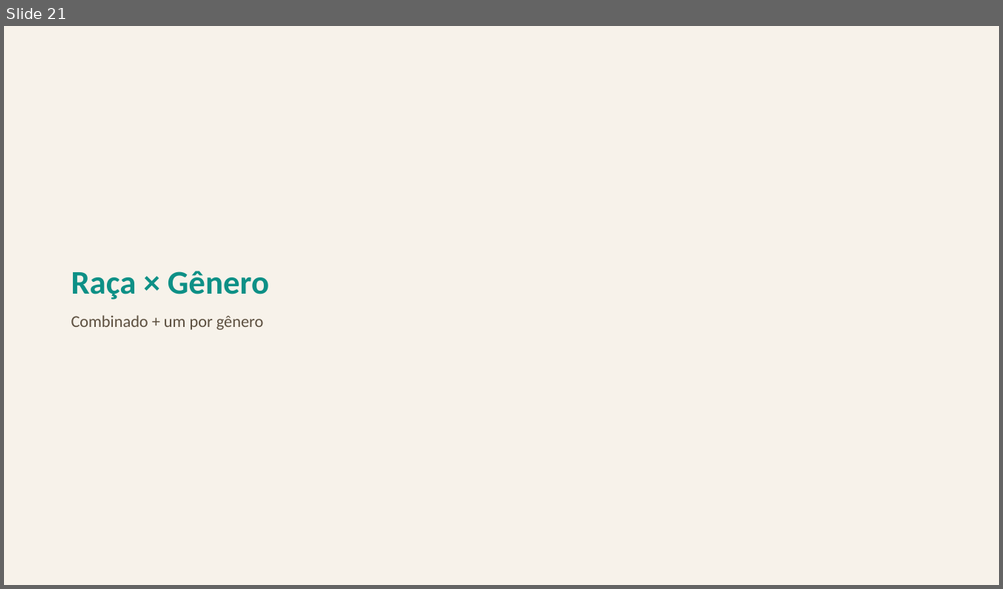
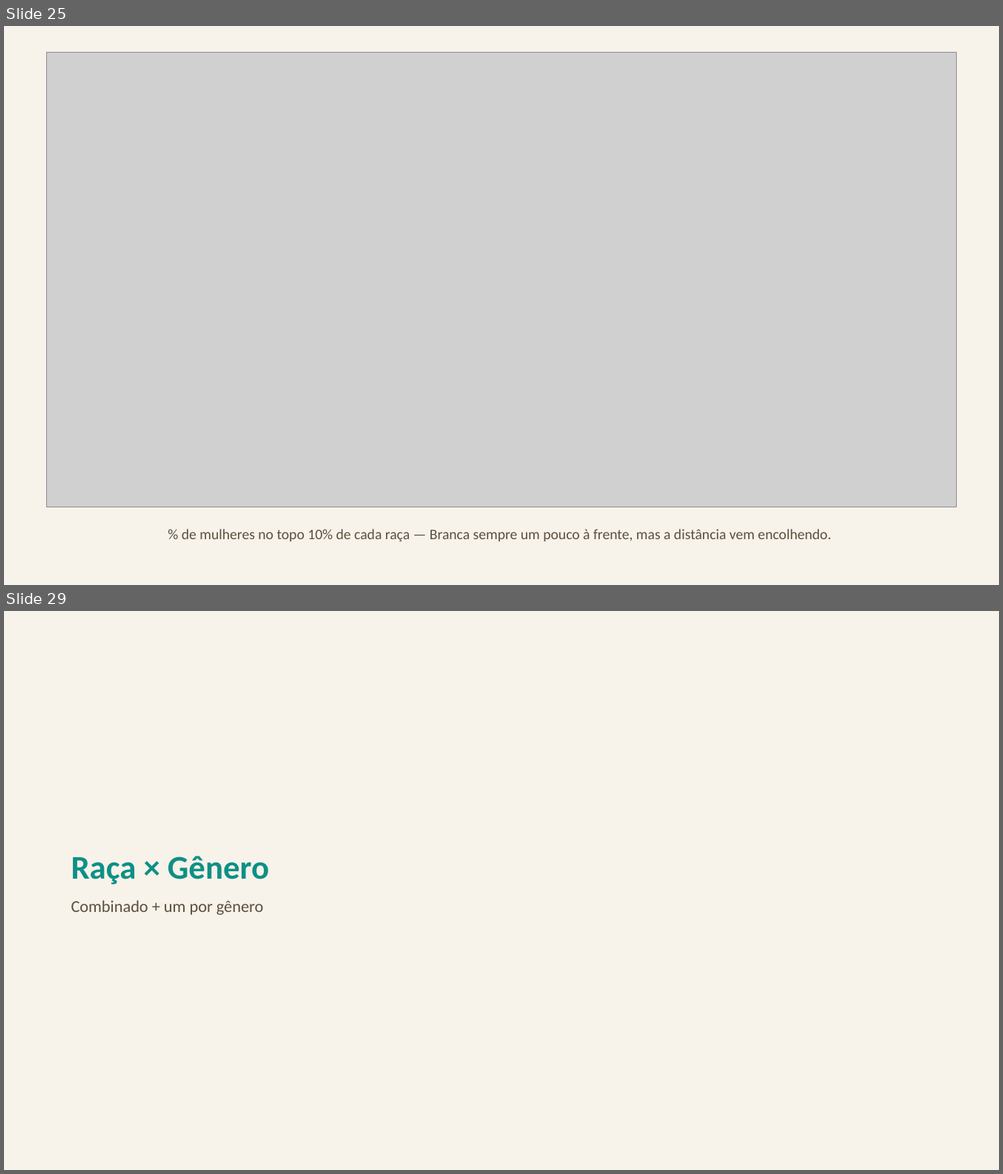
Before and after one commit to FelipeSantanaJ/Hub-Racial-Brasil, a slide deck: docs/Datahub_Racial_Brasil_Fase1.pptx. Shown one above the other, each under a label of ours: slide 21 before the commit, slides 25 and 29 after it; the slides between them are not shown. The pictures are 1003x589 and 1003x1174 pixels, drawn with LibreOffice and Linux fonts; fonts in the diff are those of the drawing; grey boxes stand for pictures. Boxes give left, top, right and bottom in pixels: in the first picture for what was removed or moved away, otherwise in the second. Text is boxed around its words. In the diff, an @@ line names an element or a change of style, - is before the commit and + after.

Commit message:
Adiciona análise por geração e perfil do topo 10% de renda por raça
Resolve o viés de "faixa etária não acompanha as mesmas pessoas" (a PNAD
Contínua é um corte transversal repetido, não um painel de décadas):
adiciona geração como coorte de nascimento sintética (Baby Boomer/Geração
X/Millennial/Geração Z, método de Deaton 1985) e o hiato racial calculado
DENTRO de cada geração ao longo do tempo, em vez de misturar coortes
diferentes que passam pela mesma faixa etária em anos diferentes. Achado:
o hiato do Baby Boomer cresce conforme a coorte envelhece na janela
observada — provável efeito de seleção em quem permanece no mercado.

Adiciona também o perfil de quem está no topo 10% de renda DENTRO de cada
raça (limiar P90 próprio de Branca e de Negra, não um corte único pro
Brasil), decomposto por gênero/faixa etária/geração/escolaridade,
histórico desde 2012. Achado mais forte: o topo 10% dos negros ficou muito
mais escolarizado (38%→58% com Superior completo), mas ainda atrás do
topo dos brancos (~83%). Documenta o efeito de "heaping" de renda
autodeclarada (concentração em valores redondos) que faz o corte capturar
um pouco mais que 10% de fato, com uma coluna de diagnóstico transparente
em vez de uma correção de desempate fora de escopo.

59 gráficos (era 53), apresentação com 77 slides (era 69), 19 datasets
(era 16).

```diff
--- a/docs/Datahub_Racial_Brasil_Fase1.pptx
+++ b/docs/Datahub_Racial_Brasil_Fase1.pptx
@@ slide 25 added at (4,26,999,585), background #F7F2EA @@
@@ picture added at (46,52,957,507) @@
@@ text added at (182,529,831,543), 14 pt, text #5C4F3F @@
+% de mulheres no topo 10% de cada raça — Branca sempre um pouco à frente, mas a distância vem encolhendo.
@@ what was slide 21 is now slide 29 @@
```
Also in this commit, not shown: 7 other slides added, 32 other files.
